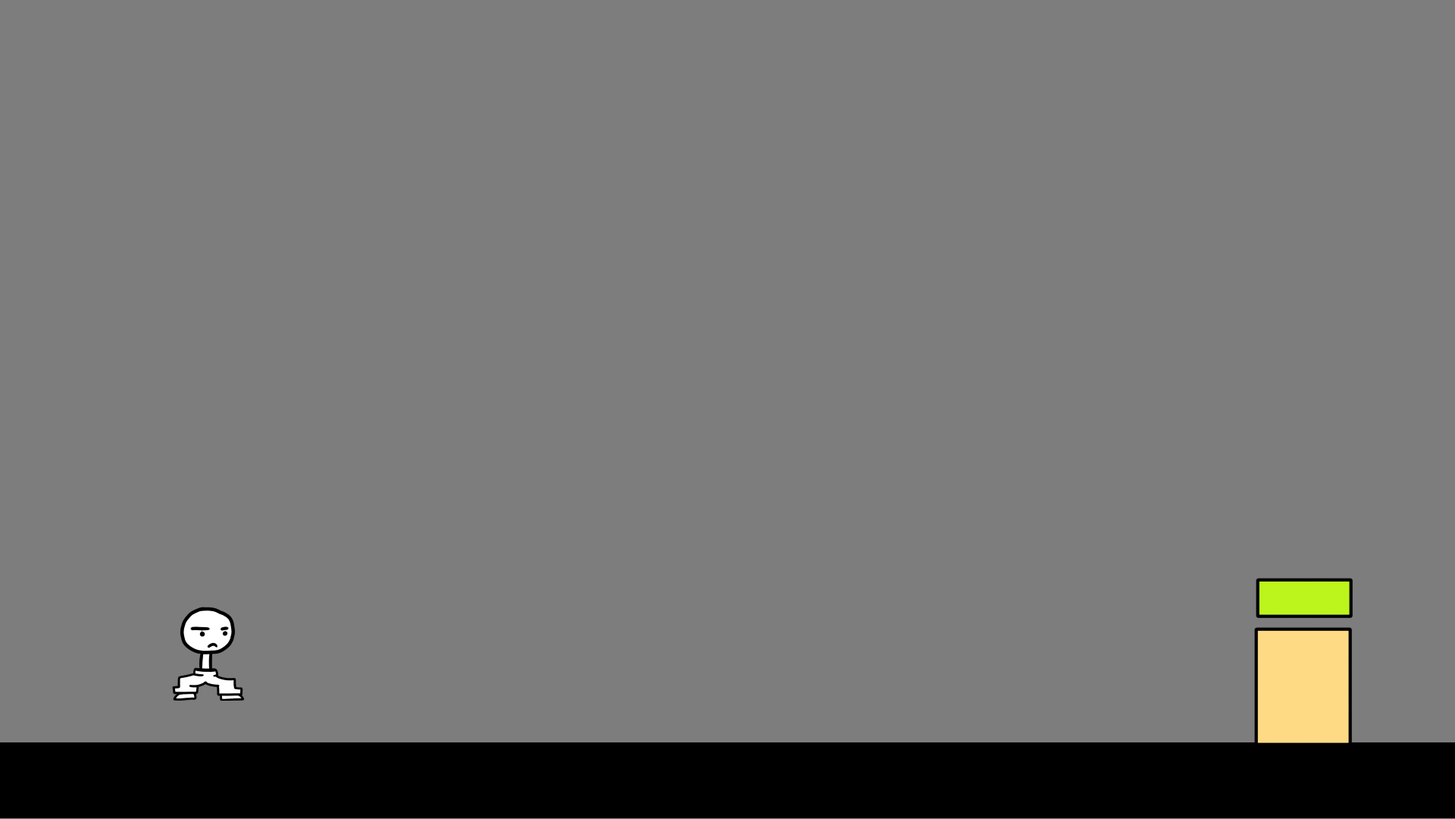
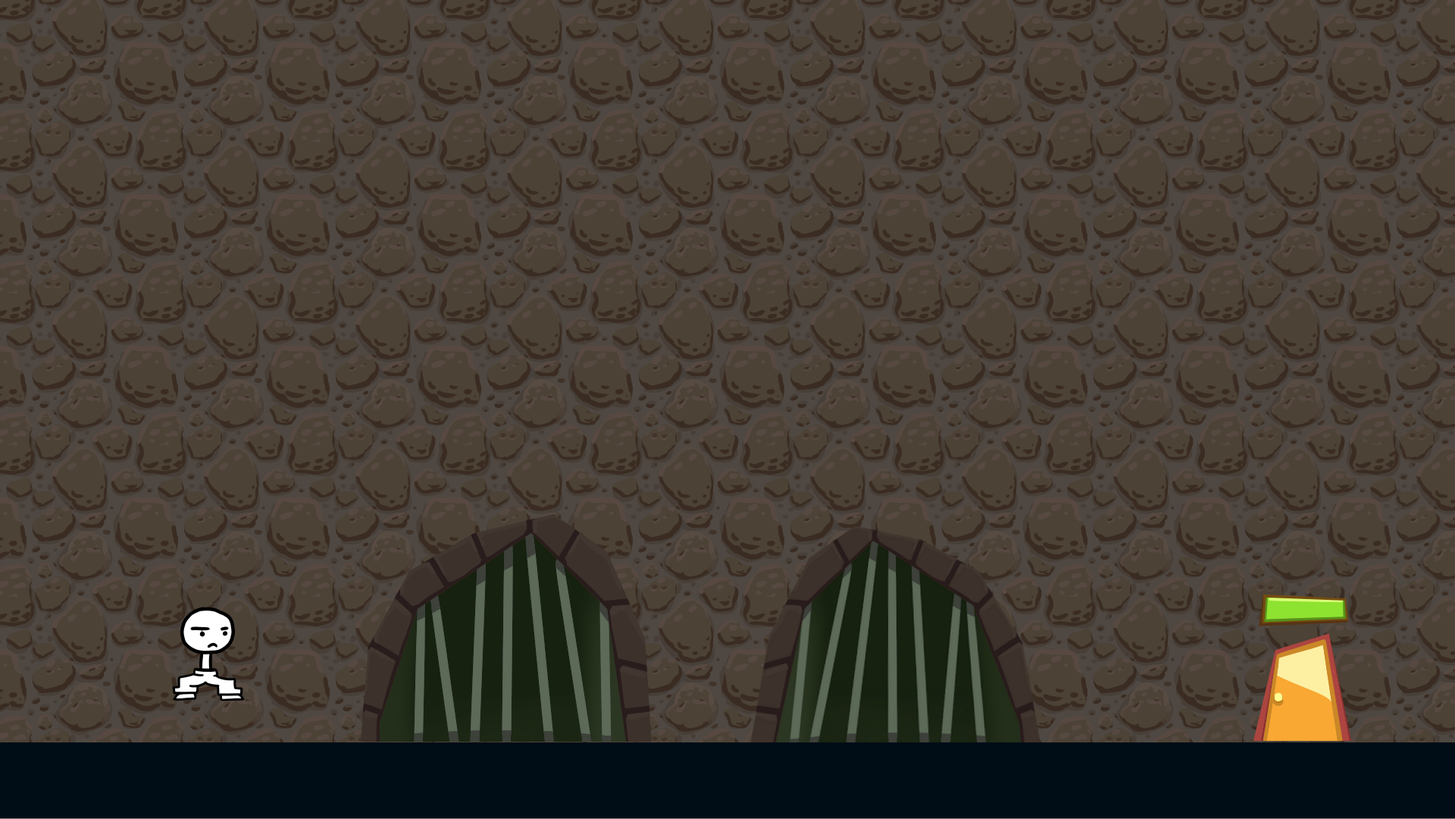
Layer changes from the first 1455x819 image to the second:
painted on "Background" over [0, 0, 1455, 818]
